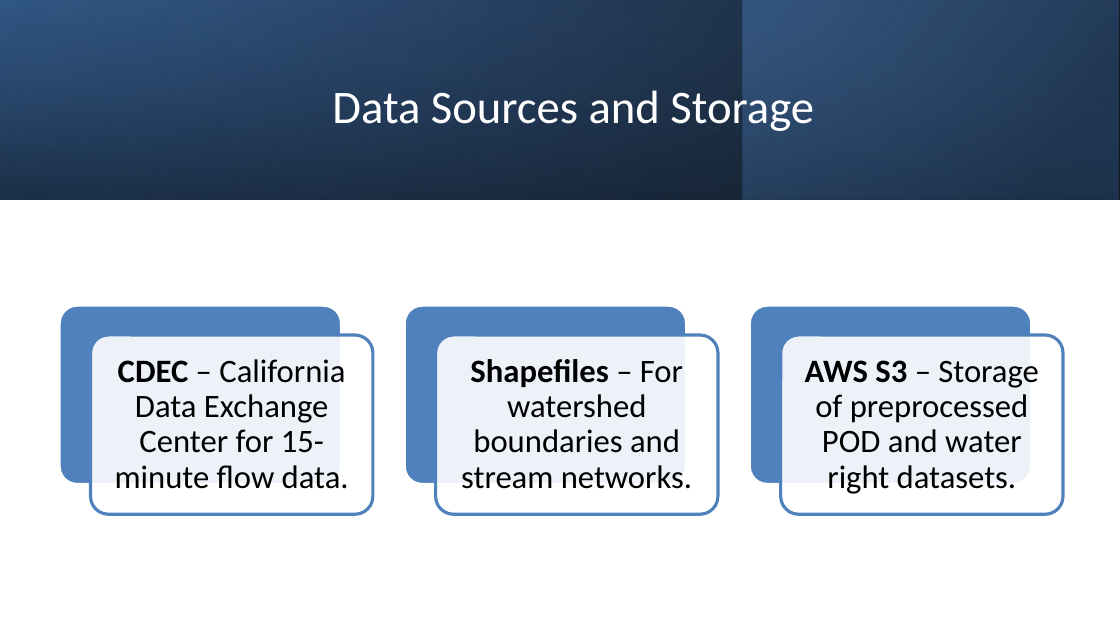
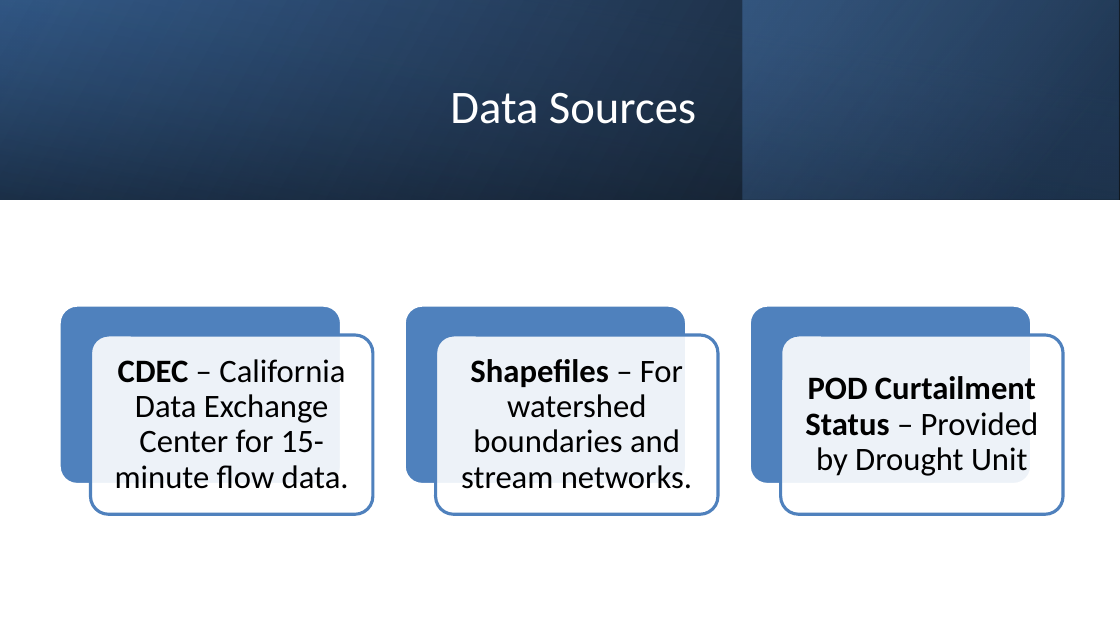
Before and after one commit to CAWaterBoardDataCenter/scott-shasta-flow-dashboard, a slide deck: slide 3 of presentation/scott-shasta-presentation-final.pptx. Drawn at 1120x630 pixels with LibreOffice and Linux fonts; fonts in the diff are those of the drawing. Boxes give left, top, right and bottom in pixels: in the first picture for what was removed or moved away, otherwise in the second. Text is boxed around its words. In the diff, an @@ line names an element or a change of style, - is before the commit and + after.

```diff
--- a/presentation/scott-shasta-presentation-final.pptx
+++ b/presentation/scott-shasta-presentation-final.pptx
@@ title at bbox=[450, 92, 696, 124]: text changed @@
-Data Sources and Storage
+Data Sources
@@ text at bbox=[805, 376, 1039, 476]: text changed @@
-AWS S3 – Storage of preprocessed POD and water right datasets.
+POD Curtailment Status – Provided by Drought Unit
```
Also in this commit, not shown: 2 other slides changed.
